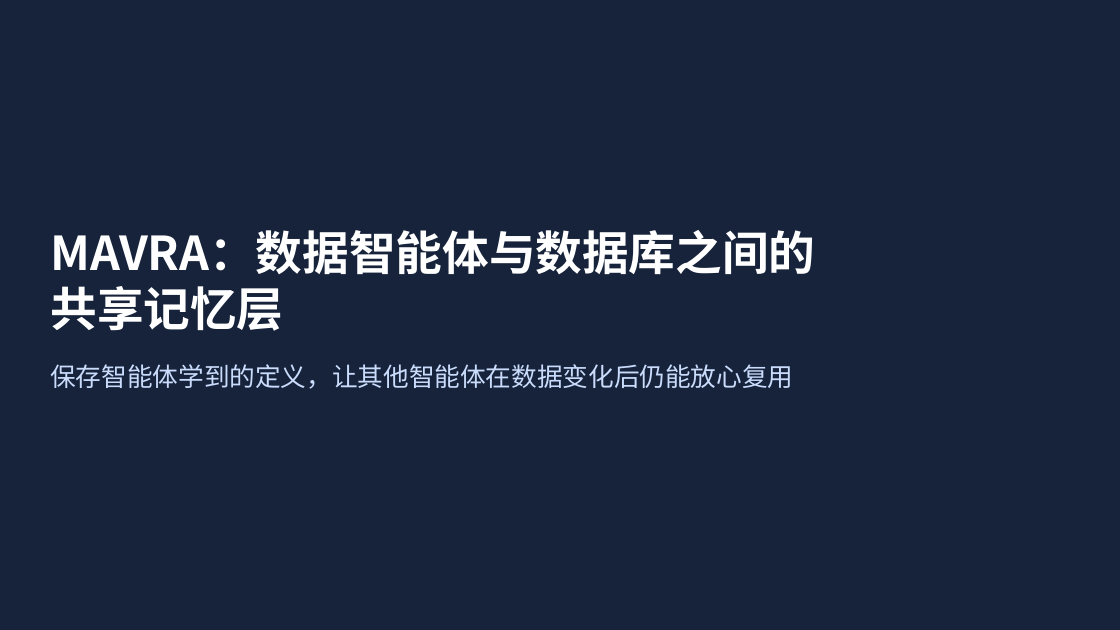
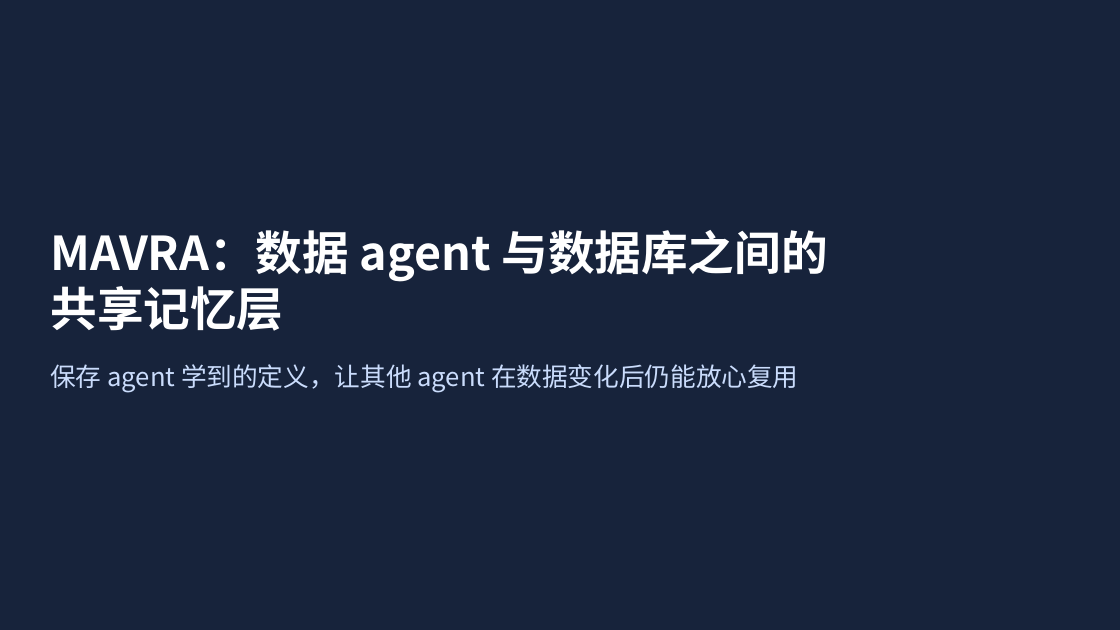
Before and after one commit to mmmttt000045/agent4db-adapter, a slide deck: slide 1 of docs/mavra-system.pptx. Drawn at 1120x630 pixels with LibreOffice and Linux fonts; fonts in the diff are those of the drawing. Boxes give left, top, right and bottom in pixels: in the first picture for what was removed or moved away, otherwise in the second. Text is boxed around its words. In the diff, an @@ line names an element or a change of style, - is before the commit and + after.

```diff
--- a/docs/mavra-system.pptx
+++ b/docs/mavra-system.pptx
@@ title at (50,230,827,282): text changed @@
-MAVRA：数据智能体与数据库之间的
+MAVRA：数据 agent 与数据库之间的
@@ text at (50,364,798,393): text changed @@
-保存智能体学到的定义，让其他智能体在数据变化后仍能放心复用
+保存 agent 学到的定义，让其他 agent 在数据变化后仍能放心复用
```
Also in this commit, not shown: 9 other slides changed, 5 other files.
